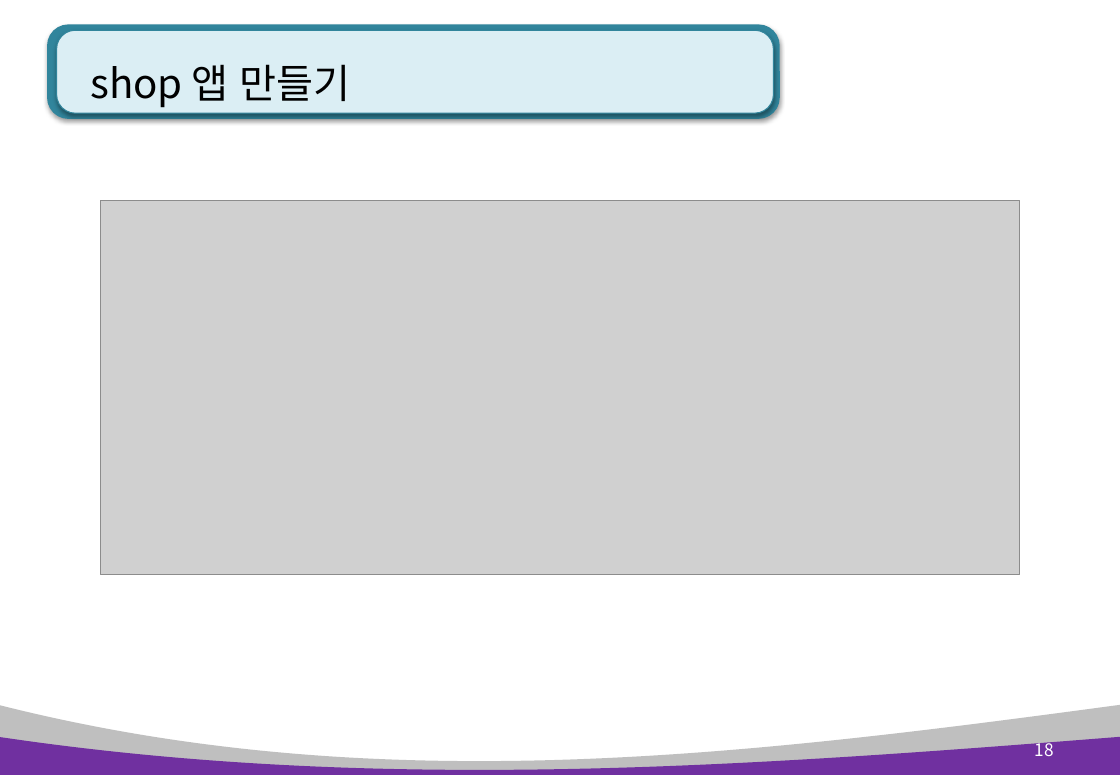
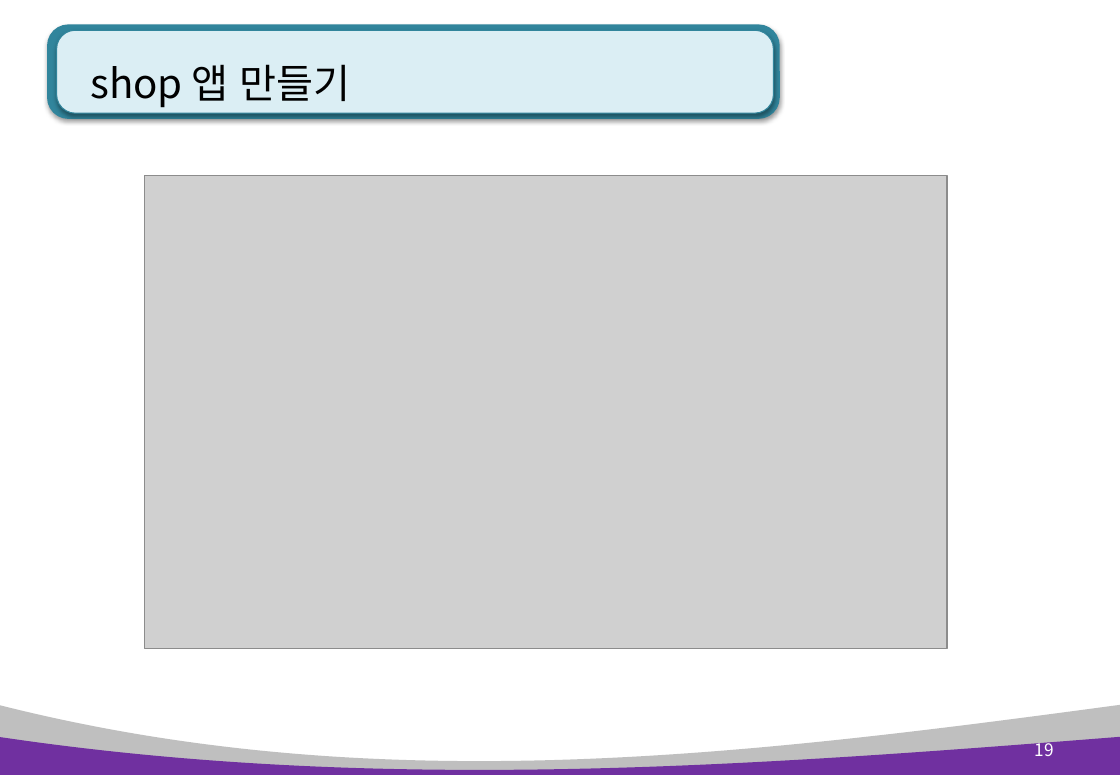
Before and after one commit to kiyongee2/green_project_web, a slide deck: slide 19 of django_ppt/shop_ppt/1장. shop 상품.pptx (slide 18 before the commit). Drawn at 1120x775 pixels with LibreOffice and Linux fonts; fonts in the diff are those of the drawing; grey boxes stand for pictures. Boxes give left, top, right and bottom in pixels: in the first picture for what was removed or moved away, otherwise in the second. Text is boxed around its words. In the diff, an @@ line names an element or a change of style, - is before the commit and + after.

```diff
--- a/django_ppt/shop_ppt/1장. shop 상품.pptx
+++ b/django_ppt/shop_ppt/1장. shop 상품.pptx
@@ picture: place and size @@
-picture at [100, 201, 1020, 576]
+picture at [145, 176, 947, 649]
@@ page number at [1034, 739, 1053, 756]: text changed @@
-18
+19
```
Also in this commit, not shown: 3 other slides changed, 1 slide added, 2 other files.
